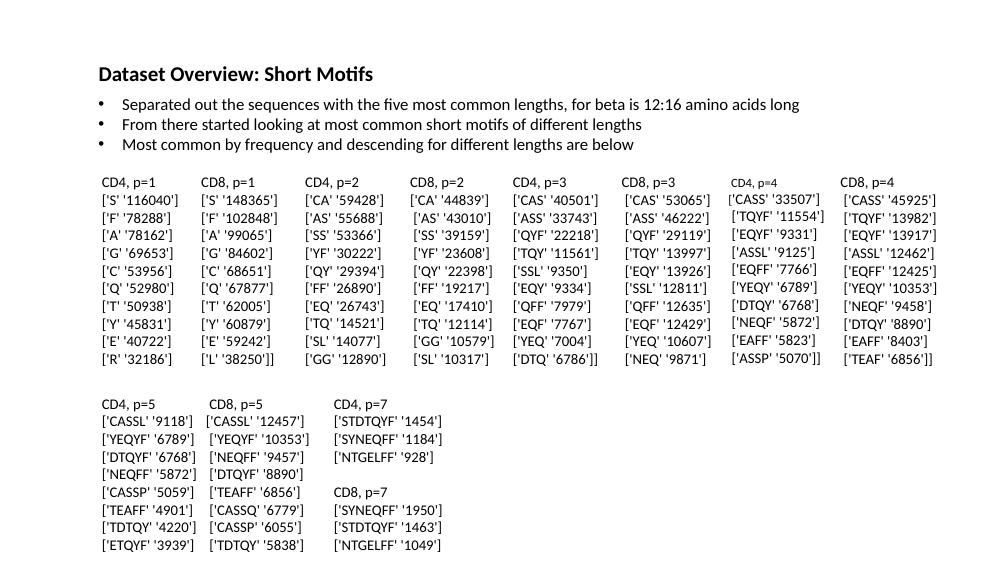
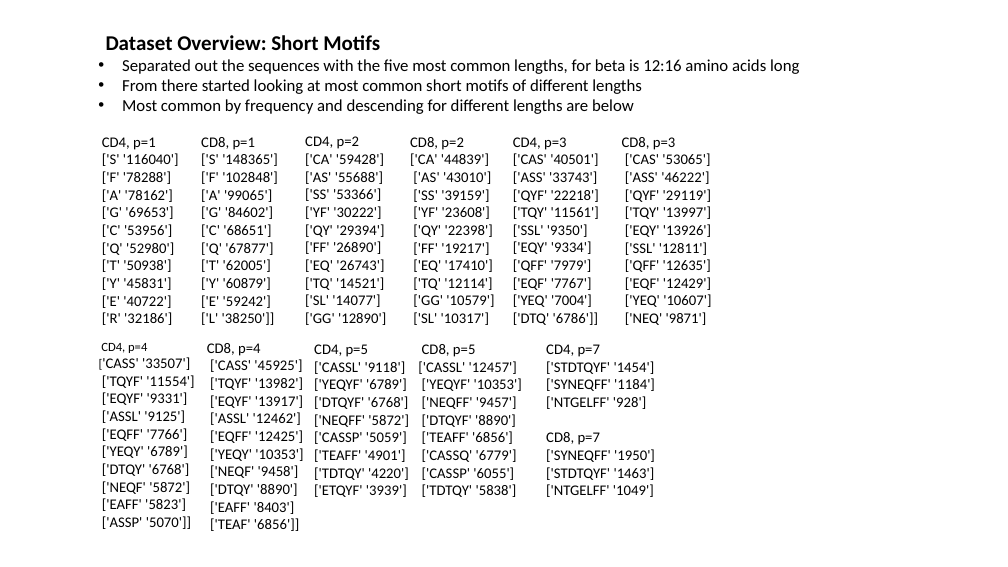
Before and after one commit to innate2adaptive/tcRIP, a slide deck: slide 15 of presentations/algorithm_overview.pptx. Drawn at 1008x567 pixels with LibreOffice and Linux fonts; fonts in the diff are those of the drawing. Boxes give left, top, right and bottom in pixels: in the first picture for what was removed or moved away, otherwise in the second. Text is boxed around its words. In the diff, an @@ line names an element or a change of style, - is before the commit and + after.

```diff
--- a/presentations/algorithm_overview.pptx
+++ b/presentations/algorithm_overview.pptx
@@ text "Dataset Overview: Short Motifs" moved from (x1=99, y1=66, x2=373, y2=81) to (x1=106, y1=35, x2=380, y2=50) @@
@@ 7 texts moved together from (x1=102, y1=98, x2=799, y2=366) to (x1=102, y1=59, x2=799, y2=325) @@
@@ text "CD4, p=4" rewrapped from (x1=731, y1=179, x2=824, y2=365) to (x1=102, y1=359, x2=251, y2=529) @@
@@ text "CD8, p=4" moved from (x1=840, y1=177, x2=937, y2=366) to (x1=207, y1=343, x2=303, y2=531) @@
@@ 3 texts moved together from (x1=102, y1=399, x2=443, y2=552) to (x1=314, y1=344, x2=655, y2=497) @@
```
Also in this commit, not shown: 4 other slides changed, 6 slides added, 26 other files.
